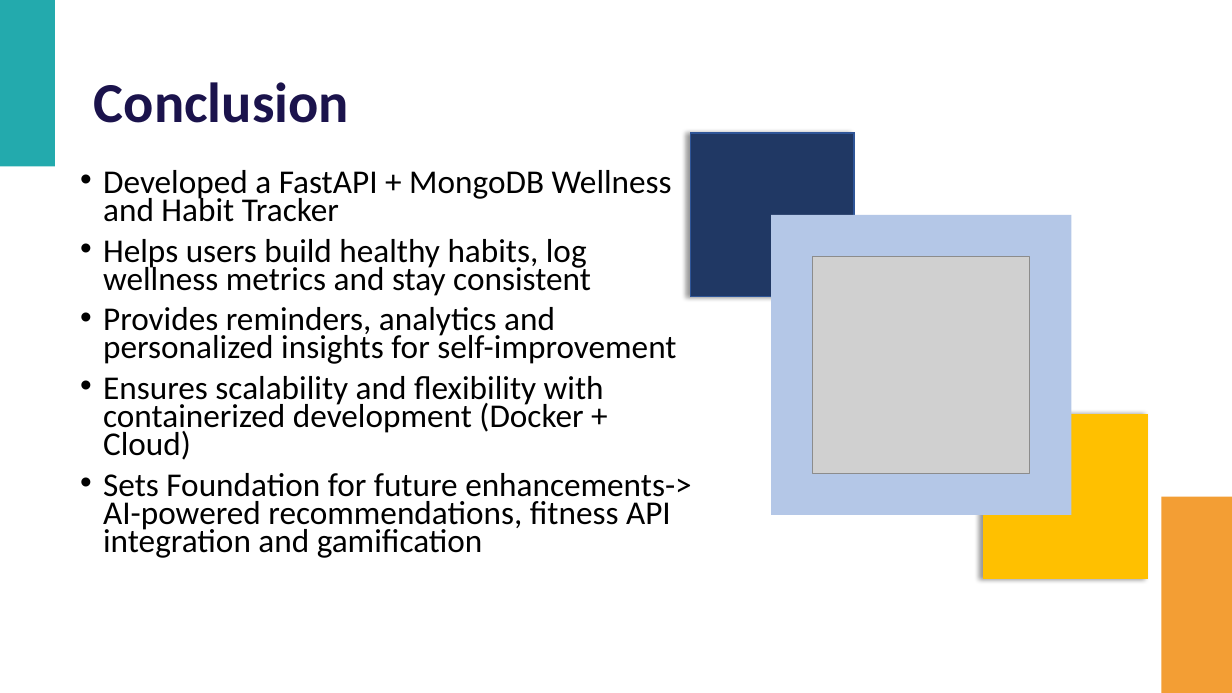
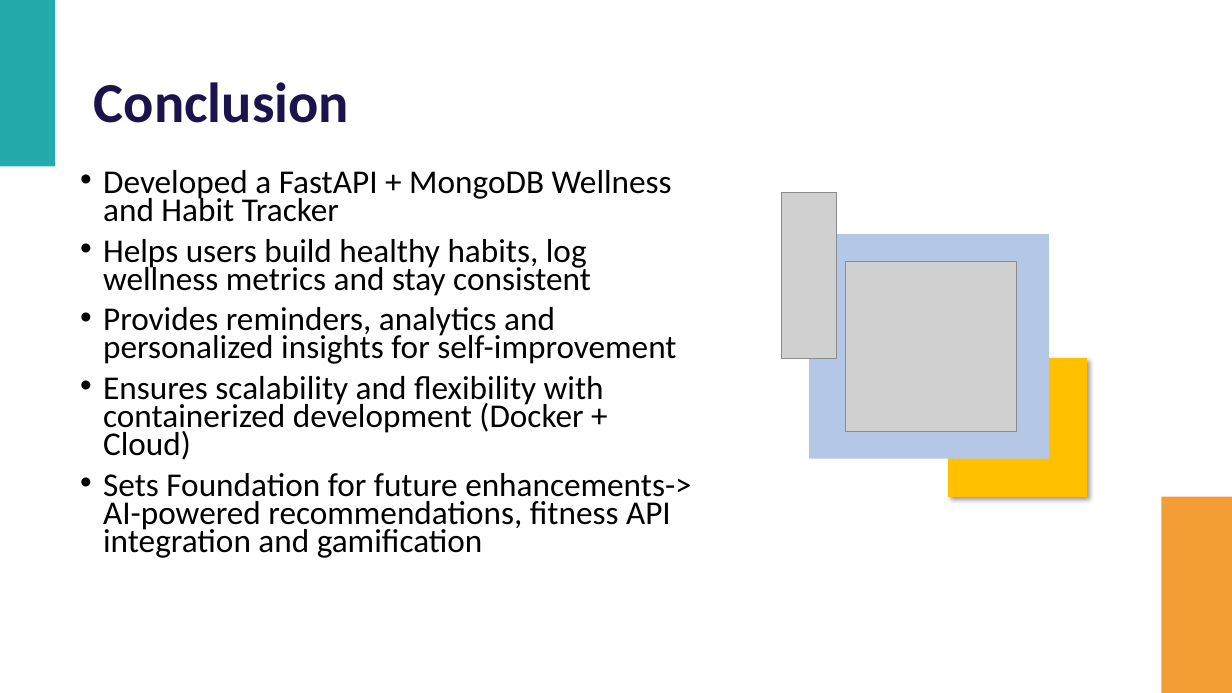
Before and after one commit to vaishnav2002-rma/wellness_habit_tracker, a slide deck: slide 13 of ZennialPro_Project_PPT.pptx. Drawn at 1232x693 pixels with LibreOffice and Linux fonts; fonts in the diff are those of the drawing; grey boxes stand for pictures. Boxes give left, top, right and bottom in pixels: in the first picture for what was removed or moved away, otherwise in the second. Text is boxed around its words. In the diff, an @@ line names an element or a change of style, - is before the commit and + after.

```diff
--- a/ZennialPro_Project_PPT.pptx
+++ b/ZennialPro_Project_PPT.pptx
@@ rectangle removed at <box>690,133,854,297</box> @@
@@ picture added at <box>782,192,836,359</box> @@
@@ rectangle: place and size @@
-rectangle at <box>772,215,1072,516</box>
+rectangle at <box>810,235,1049,459</box>
@@ picture: place and size @@
-picture at <box>813,257,1031,474</box>
+picture at <box>846,262,1017,433</box>
@@ rectangle: place and size @@
-rectangle at <box>984,415,1148,579</box>
+rectangle at <box>948,359,1086,496</box>
@@ rectangle at <box>948,359,1086,496</box>: shadow changed @@
```
Also in this commit, not shown: 10 other slides changed, 6 other files.
